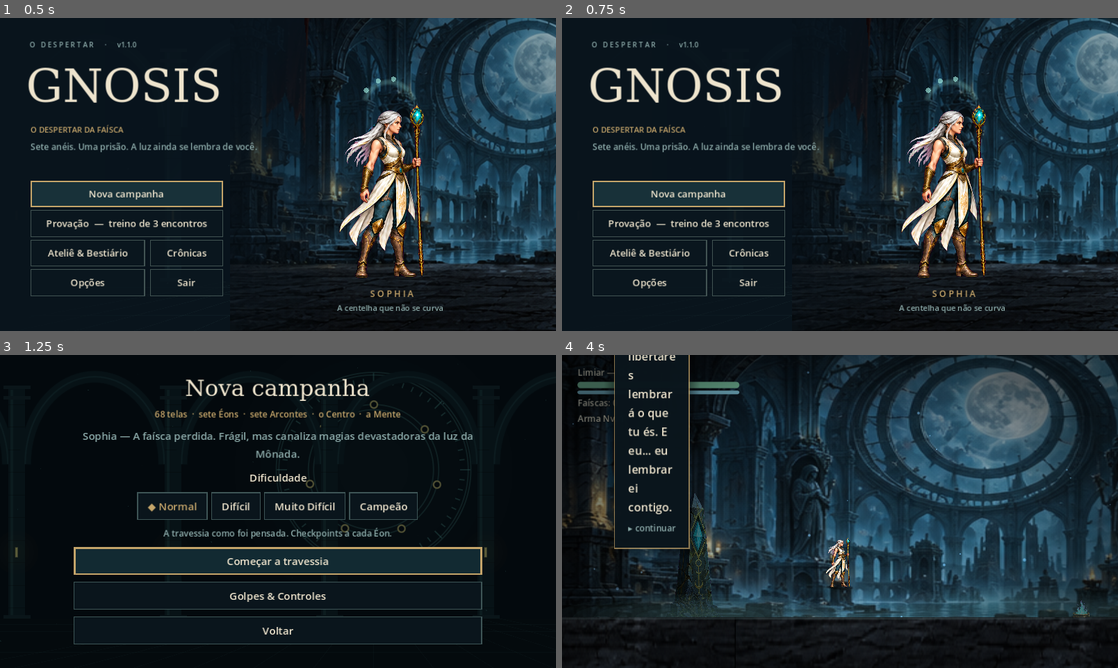
Above: before the commit, frames 1-4 (two rows, left to right).
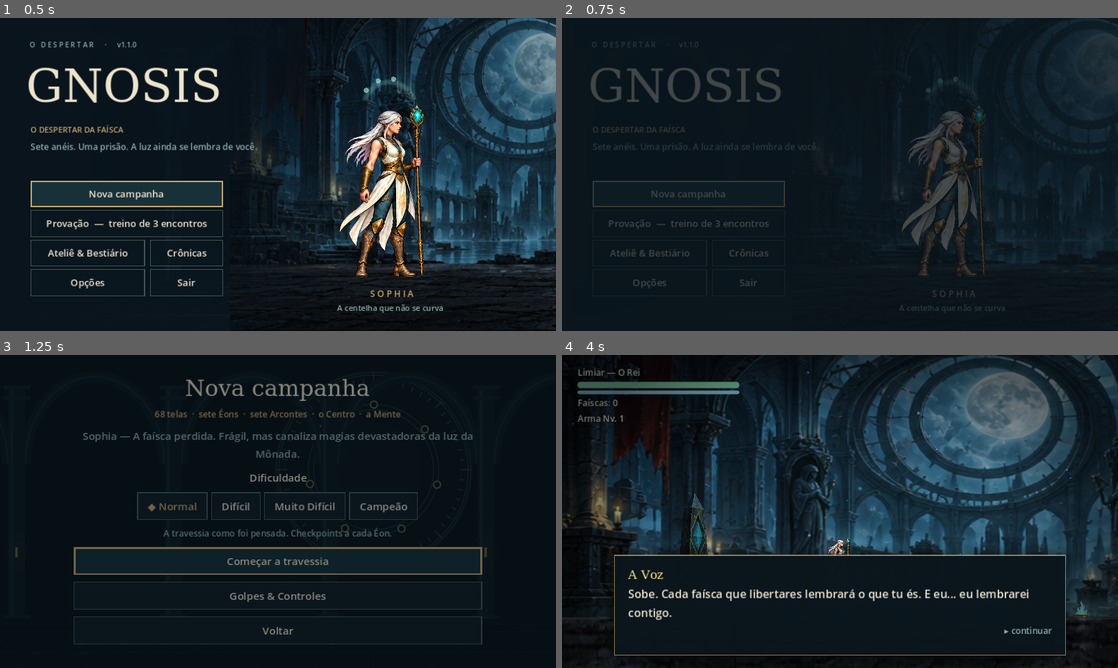
Above: after the commit, the same moments.

Repository: joaotatarin-svg/gnosis
Game: Godot game, scene res://scenes/ui/MainMenu.tscn
Same seed, same stepped clock (60 frames per second), same inputs: the game is played once before the commit and once after it.
Inputs (mouse positions are in pixels of both pictures, inside the frame that each line leads up to):
- Up to frame 1 (0.5 s): no input
- Up to frame 2 (0.75 s): tap Enter (ui_accept) at 0.5 s; move the mouse to (962, 158) at 0.52 s; hold D (move_right) from 0.53 s (still down); tap K (attack_heavy) at 0.6 s; click (962, 158) at 0.67 s
- Up to frame 3 (1.25 s): keep holding D (move_right); tap Space (jump) at 0.77, 1.07 s
- Up to frame 4 (4 s): release D (move_right) at 1.25 s; click "◆ Normal" at 1.25 s; tap Enter (ui_accept) at 2, 2.75, 3.5 s; move the mouse to (728, 527) at 2.02 s; hold D (move_right) 2.03-2.78 s; tap J (attack_light) at 2.1 s; tap Space (jump) at 2.27, 2.57, 3.77 s; move the mouse to (895, 442) at 2.77 s; hold A (move_left) 2.78-3.53 s; hold I (block) 2.78-3.53 s; move the mouse to (812, 574) at 3.52 s; hold D (move_right) from 3.53 s (still down); tap L (dodge) at 3.6 s; click (812, 574) at 3.67 s

Frame 1 is identical in both runs. In frame 2, 23% of the frame differs, in the area x 5-100%, y 0-95%; in frame 3, 5.1%; in frame 4, 16%.
Error in both runs: Invalid call. Nonexistent function 'set_ignore_time_scale' in base 'Tween'. (res://scripts/fx/cinematic.gd:206)

Commit message:
Caixa de diálogo com largura cheia (anchors por código) + fade de cena; shot ganha modo dialog
Co-Authored-By: Claude Fable 5.1 <noreply@anthropic.com>

Diff:
--- a/scripts/autoload/scene_manager.gd
+++ b/scripts/autoload/scene_manager.gd
@@ -12,7 +12,7 @@
 	add_child(layer)
 	_fade = ColorRect.new()
 	_fade.color = Color("0a151c")
-	_fade.anchors_preset = Control.PRESET_FULL_RECT
+	_fade.set_anchors_and_offsets_preset(Control.PRESET_FULL_RECT)   # por código, anchors_preset não aplica
 	_fade.mouse_filter = Control.MOUSE_FILTER_IGNORE
 	_fade.modulate.a = 0.0
 	layer.add_child(_fade)
--- a/scripts/ui/dialogue_box.gd
+++ b/scripts/ui/dialogue_box.gd
@@ -35,7 +35,9 @@
 
 	var panel := PanelContainer.new()
 	panel.theme = CodexStyle.theme()
-	panel.anchors_preset = Control.PRESET_BOTTOM_WIDE
+	# `anchors_preset` por código NÃO aplica as âncoras (só no editor) — o painel
+	# encolhia pra largura do conteúdo e o texto quebrava palavra por palavra.
+	panel.set_anchors_and_offsets_preset(Control.PRESET_BOTTOM_WIDE)
 	panel.offset_left = 60
 	panel.offset_right = -60
 	panel.offset_top = -130
--- a/tools/shot.gd
+++ b/tools/shot.gd
@@ -29,6 +29,8 @@
 		w.clear = true
 	if args.size() >= 4 and args[3] == "die":
 		w.die = true
+	if args.size() >= 4 and args[3] == "dialog":
+		w.keep_dialog = true
 	if args.size() >= 4 and args[3] == "wave":
 		w.wave = true
 	get_tree().root.add_child.call_deferred(w)
@@ -41,6 +43,7 @@
 	var frames: int = 90
 	var hurt: bool = false
 	var kill: bool = false          # na metade: mata os inimigos comuns com golpe pesado (vê desmembramento)
+	var keep_dialog: bool = false   # não pula diálogos (pra fotografar a caixa)
 	var clear: bool = false         # a cada terço: mata TUDO e anda até a próxima zona/portal (fluxo da travessia)
 	var die: bool = false           # na metade: MATA A SOPHIA (testa checkpoint/renascimento)
 	var wave: bool = false          # na metade: mata a wave viva uma vez (vê a próxima)
@@ -72,12 +75,15 @@
 		var had_dialog := false
 		for c in get_tree().root.get_children():
 			if c is DialogueBox:
+				if keep_dialog:
+					had_dialog = true
+					break
 				if c.choices.size() > 0:
 					c._on_choice(0)     # escolha padrão (ex.: "Recusar")
 				else:
 					c._finish()
 				had_dialog = true
-		if had_dialog:
+		if had_dialog and not keep_dialog:
 			return                      # conta frames só sem diálogo na tela
 		_count += 1
 		if hurt and not _hurt_done and _count >= frames / 2:
